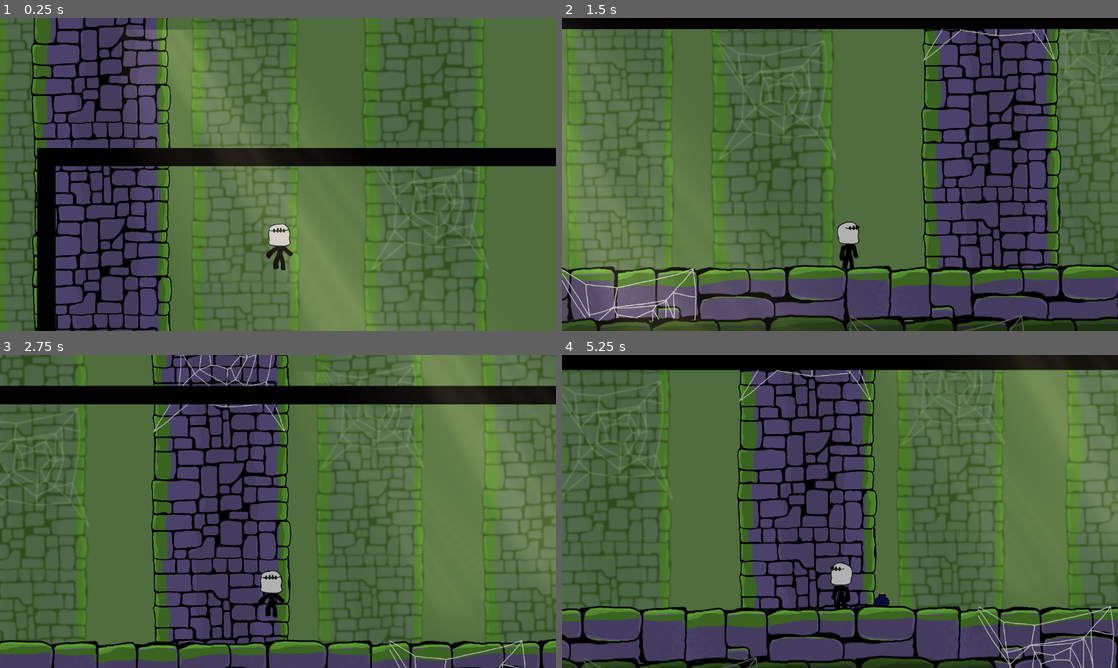
Above: before the commit, frames 1-4 (two rows, left to right).
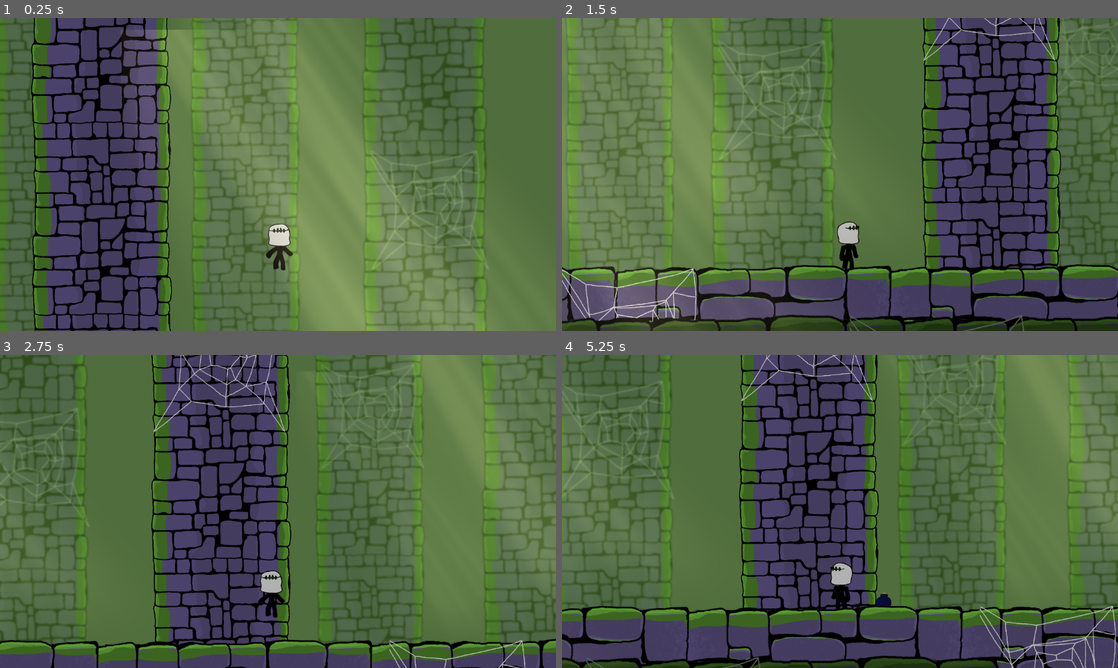
Above: after the commit, the same moments.

Repository: Manawkie/Scoundrel
Game: Godot game, scene res://scoundrel/Scenes/Levels/Tutorial.tscn
Same seed, same stepped clock (60 frames per second), same inputs: the game is played once before the commit and once after it. This scene is started directly instead of the project's main scene.
Inputs (mouse positions are in pixels of both pictures, inside the frame that each line leads up to):
- Up to frame 1 (0.25 s): no input
- Up to frame 2 (1.5 s): tap Enter at 0.5 s; move the mouse to (962, 158) at 0.52 s; press the mouse at (962, 158) at 0.53 s; hold D (walk_right) 0.53-1.25 s; tap E (dash) at 0.6 s; tap W (jump) at 0.77, 1.07 s; release the mouse at (962, 158) at 1.25 s; drag from (728, 190) to (812, 237) at 1.27 s
- Up to frame 3 (2.75 s): move the mouse to (333, 442) at 2.02 s; hold D (walk_right) from 2.03 s (still down); tap W (jump) at 2.1 s; tap E (dash) at 2.3 s
- Up to frame 4 (5.25 s): release D (walk_right) at 2.75 s; drag from (812, 574) to (673, 464) at 2.77 s; move the mouse to (1006, 558) at 3.52 s; hold A (walk_left) 3.53-4.25 s; tap Q (drop_bomb) at 3.6 s; tap W (jump) at 3.77, 3.8, 4.07 s; drag from (673, 464) to (756, 433) at 4.27 s; move the mouse to (867, 511) at 5.02 s; press the mouse at (867, 511) at 5.03 s; hold S (go_down) from 5.03 s (still down); tap 3 (select_grapple) at 5.1 s

The runs differ from the first frame. In frame 1, 17% of the frame differs, in the area x 6-100%, y 0-100%; in frame 2, 10%; in frame 3, 5.8%; in frame 4, 15%.

Commit message:
adjusted the grapple hook mechanic and some player movements
can fire insta fire if switch to utility like grapple hook

Diff:
--- a/scoundrel/Scenes/Levels/Tutorial.tscn
+++ b/scoundrel/Scenes/Levels/Tutorial.tscn
@@ -453,6 +453,7 @@
 [node name="Collisions" type="Node2D" parent="."]
 
 [node name="TileMapLayer" type="TileMapLayer" parent="."]
+visible = false
 tile_map_data = PackedByteArray("AAAxAPv/AAAGAAYAAAAwAPv/AAAGAAYAAAAvAPv/AAAGAAYAAAAuAPv/AAAGAAYAAAAtAPv/AAAGAAYAAAAsAP …(2672 unchanged characters)…
 tile_set = SubResource("TileSet_plkny")
 
@@ -528,7 +529,6 @@
 texture = ExtResource("4_nsi88")
 
 [node name="Godrays" type="ColorRect" parent="Map"]
-visible = false
 material = SubResource("ShaderMaterial_miokm")
 offset_left = -444.00003
 offset_top = -1219.0
--- a/scoundrel/Scenes/Objects/Bomb/bomb.gd
+++ b/scoundrel/Scenes/Objects/Bomb/bomb.gd
@@ -40,7 +40,6 @@
 func _on_Timer_timeout():
 	# This function is now guaranteed to run when the timer finishes
 	explode()
-	print("Timer expired. Calling explode.")
 
 func _on_body_entered(body: Node2D):
 	# Collision trigger for immediate explosion (e.g., hitting the enemy/wall)
--- a/scoundrel/Scenes/Objects/Grapple_Hook/Hook.tscn
+++ b/scoundrel/Scenes/Objects/Grapple_Hook/Hook.tscn
@@ -18,3 +18,10 @@
 [node name="CollisionShape2D" type="CollisionShape2D" parent="."]
 position = Vector2(1, -6)
 shape = SubResource("CapsuleShape2D_n4c63")
+
+[node name="GrappleLine" type="Line2D" parent="."]
+position = Vector2(-23, 4)
+points = PackedVector2Array(25, -12)
+width = 5.0
+default_color = Color(0, 0, 0, 1)
+texture_mode = 1
--- a/scoundrel/Scenes/Objects/Grapple_Hook/hook.gd
+++ b/scoundrel/Scenes/Objects/Grapple_Hook/hook.gd
@@ -1,61 +1,146 @@
 extends Area2D
 
-# This will be set by the player when the hook is launched
 var velocity: Vector2 = Vector2.ZERO
-var spawner = null # Renamed from player_node to spawner for consistency
-var hit_confirmed: bool = false # Prevents multiple hit callbacks
-
-# The distance the hook has traveled
+var spawner = null
+var hit_confirmed: bool = false
 var traveled_distance: float = 0.0
 
-# --- Setup Function (Called by Player) ---
+@onready var line: Line2D = $GrappleLine
+
+# --- Wiggle constants (for launching) ---
+const NUM_SEGMENTS = 20      # Total segments for the rope (21 points)
+const WIGGLE_STRENGTH = 50.0 # Huge arc during launch
+const WIGGLE_SPEED = 15.0    # Slower, deliberate whipping motion
+const WIGGLE_FREQUENCY = 4.0
+
+# --- Bounce constants (for when hooked) ---
+const BOUNCE_STRENGTH = 5.0  # Subtle bounce amplitude (maximum offset from straight line)
+const BOUNCE_SPEED = 5.0     # Slow, natural sway speed
+# ------------------------------------------
+
+var time_elapsed: float = 0.0
+# ------------------------------------
+
 func set_grapple_mode(aim_vector: Vector2, speed: float, player: CharacterBody2D):
-	"""Initializes the hook's movement properties and stores the player reference."""
 	velocity = aim_vector * speed
-	spawner = player # Storing the player reference as spawner
+	spawner = player
 
-	# Connect the signal for collision detection
-	# Assuming you set the hook scene's root node to be an Area2D
+	# Set up the line visually
+	line.width = 2.0
+	line.default_color = Color(0.9, 0.9, 0.9)# light gray rope
+	line.clear_points()
+
+	# Initialize with enough points for the whip effect (NUM_SEGMENTS + 1 points)
+	for i in range(NUM_SEGMENTS + 1):
+		line.add_point(Vector2.ZERO)
+
 	body_entered.connect(_on_body_entered)
 
+func _physics_process(delta: float) -> void:
+	# Update time for wiggle effect
+	time_elapsed += delta
 
-func _physics_process(delta: float) -> void:
-	# If a hit is confirmed, the hook should stop moving and wait to be queued_free
 	if hit_confirmed:
+		# If hit is confirmed, the hook is anchored. Update with bounce effect.
+		_update_rope_line_hooked()
 		return
 
-	# 1. Move the hook
+	# Move the hook
 	var move_vector = velocity * delta
 	global_position += move_vector
 	traveled_distance += move_vector.length()
 
-	# 2. Max Range Check
-	# This is a redundant check (player script also does this) but adds safety
+	# Update line with whip effect (while launching)
+	_update_rope_line_launching()
+
+	# Check max range
 	if traveled_distance > spawner.MAX_HOOK_LENGTH:
-		# If the hook reaches max range without hitting, tell the player to retract
 		if is_instance_valid(spawner) and spawner.is_grappling:
 			spawner.retract_hook()
 		queue_free()
 
+# Function to update the line while launching (with whip effect)
+func _update_rope_line_launching():
+	if not is_instance_valid(spawner):
+		return
 
-# --- Collision Detection ---
+	# Point 0: Player's global position converted to hook's local space
+	var start_local = to_local(spawner.global_position)
+	# Last Point: Hook's position is its own origin (0, 0) in local space
+	var end_local = Vector2.ZERO
+
+	# Calculate the vector perpendicular to the straight line
+	var perpendicular_vec = (end_local - start_local).normalized().rotated(PI / 2.0)
+
+	# Iterate through all points
+	for i in range(NUM_SEGMENTS + 1):
+		var t = float(i) / NUM_SEGMENTS # t goes from 0.0 (player) to 1.0 (hook)
+
+		# 1. Linear position along the straight rope
+		var straight_pos = start_local.lerp(end_local, t)
+
+		# 2. Calculate the sine wave offset for this point
+		# The wave is driven by time and its position (t) along the rope.
+		var wave_pos = t * WIGGLE_FREQUENCY * 2.0 * PI
+		var wiggle_offset = sin(time_elapsed * WIGGLE_SPEED + wave_pos) * WIGGLE_STRENGTH
+
+		# 3. Dampen the wiggle at the ends (zero at t=0 and t=1, strongest at t=0.5)
+		var dampening = t * (1.0 - t) * 4.0 # Multiply by 4.0 to bring peak back up to 1.0
+
+		# 4. Apply the offset
+		var curved_pos = straight_pos + perpendicular_vec * wiggle_offset * dampening
+
+		line.set_point_position(i, curved_pos)
+
+# Function to update the line when hooked (with bounce effect)
+func _update_rope_line_hooked():
+	if not is_instance_valid(spawner):
+		return
+
+	# Point 0 (Player) in local coordinates
+	var start_local = to_local(spawner.global_position)
+	# Point 1 (Hook anchor) in local coordinates
+	var end_local = Vector2.ZERO
+
+	# Ensure the line has the correct number of points for the curve
+	if line.get_point_count() != NUM_SEGMENTS + 1:
+		line.clear_points()
+		for i in range(NUM_SEGMENTS + 1):
+			line.add_point(Vector2.ZERO)
+
+	# Calculate the vector perpendicular to the straight line
+	var perpendicular_vec = (end_local - start_local).normalized().rotated(PI / 2.0)
+
+	# Iterate through all points
+	for i in range(NUM_SEGMENTS + 1):
+		var t = float(i) / NUM_SEGMENTS # t goes from 0.0 (player) to 1.0 (hook)
+
+		# 1. Linear position along the straight rope
+		var straight_pos = start_local.lerp(end_local, t)
+
+		# 2. Calculate the bounce offset (slow, subtle sine wave)
+		# The bounce is driven by time and position along the rope.
+		var bounce_offset = sin(time_elapsed * BOUNCE_SPEED + t * PI) * BOUNCE_STRENGTH
+
+		# 3. Dampen the bounce at the ends (zero at t=0 and t=1, strongest at t=0.5)
+		var dampening = t * (1.0 - t) * 4.0
+
+		# 4. Apply the offset
+		var curved_pos = straight_pos + perpendicular_vec * bounce_offset * dampening
+
+		line.set_point_position(i, curved_pos)
+
 func _on_body_entered(body: Node2D):
-	# Ignore if we already hit something or if the body is the player itself
 	if hit_confirmed or body == spawner:
 		return
 
-	# CHECK UPDATED: Now includes TileMapLayer as the valid solid body type for map geometry.
 	if body is StaticBody2D or body is CharacterBody2D or body is TileMapLayer:
 		hit_confirmed = true
-
-		# Stop the hook's movement instantly
 		velocity = Vector2.ZERO
 
-		# For simplicity, we just use the hook's current position as the hit point:
 		var hit_point = global_position
 
 		if is_instance_valid(spawner):
-			# CRITICAL: Call the player's function to start the swinging state
 			spawner.on_hook_hit(hit_point)
 
-		queue_free()
+		# The hook instance MUST NOT be destroyed here. The player is now responsible for destroying it.
--- a/scoundrel/Scenes/Player/Player.gd
+++ b/scoundrel/Scenes/Player/Player.gd
@@ -39,7 +39,7 @@
 const SPEED = 200.0
 const RSPEED = 800.0
 const GRAVITY = 1800.0
-const FAST_FALL_SPEED = 1800.0
+const FAST_FALL_SPEED = 1200.0
 
 # --- EYE CONSTANTS
 const MAX_PUPIL_MOVEMENT = 8.0 # Max distance the eye can shift in pixels
@@ -103,19 +103,22 @@
 	handle_eye_tracking()
 
 func _physics_process(delta: float) -> void:
+	var is_grounded_and_hooked = is_hooked and is_on_floor()
 	handle_dash(delta)
 	handle_bomb_drop(delta)
 	handle_weapon_combat(delta)
 	handle_hook_launch(delta)
+	if is_hooked:
+		handle_rope_control(delta)
 	if is_dashing or is_dropping_bomb:
 		velocity.y = 0
 	elif is_grappling and not is_hooked:
 		velocity.y = 0
 		velocity.x = lerp(velocity.x, 0.0, 0.02)
-	elif is_hooked:
+	elif is_hooked and not is_grounded_and_hooked:
 		handle_swing_physics(delta)
 	else:
-		player_movement_x()
+		player_movement_x(delta)
 		player_movement_y()
 		apply_gravity(delta)
 	update_sprite_flip()
@@ -125,7 +128,7 @@
 
 func player_movement_y():
 
-	if is_grappling:
+	if is_grappling and not is_on_floor():
 		return
 
 	if Input.is_action_just_pressed("jump") and is_on_floor():
@@ -140,10 +143,10 @@
 		else:
 			run_toggle = true
 
-func player_movement_x():
+func player_movement_x(delta: float):
 	direction = Input.get_axis("walk_left", "walk_right")
 
-	if is_dashing or is_grappling:
+	if is_dashing:
 		return
 
 	var target_speed = SPEED
@@ -151,11 +154,44 @@
 	if run_toggle == true:
 		target_speed = RSPEED
 
+	var target_vel_x = direction * target_speed
+
 	if is_on_floor():
 
-		velocity.x = direction * target_speed
+		if is_hooked:
+			# Logic to prevent running past the maximum rope length
+			if direction != 0:
+
+				# 1. Predict the position based on the desired velocity
+				var proposed_pos_x = global_position.x + target_vel_x * delta
+				var proposed_pos = Vector2(proposed_pos_x, global_position.y)
+
+				var distance_to_hook = proposed_pos.distance_to(hook_point)
+
+				if distance_to_hook > current_rope_length:
+					# Player is trying to move outside the allowed radius
+
+					var hook_dir_x = sign(hook_point.x - global_position.x)
+					var move_direction_is_away = sign(direction) != hook_dir_x
+
+					# Only restrict velocity if the input is actively pulling away
+					if move_direction_is_away:
+						velocity.x = 0
+					else:
+						# Allow movement towards the hook point, even if currently at max length
+						velocity.x = target_vel_x
+				else:
+					# Within the rope limit, allow full movement
+					velocity.x = target_vel_x
+			else:
+				# Idle on floor, hooked: stop horizontal movement
+				velocity.x = 0
+		else:
+			# Standard grounded movement (no hook)
+			velocity.x = target_vel_x
+
 	elif direction != 0:
-		# to maintain momentum if moving in a greater speed
+		# Air control logic
 		var target_max_speed = target_speed * AIR_CONTROL_FACTOR
 		var desired_target_vel = direction * target_max_speed
 		var input_matches_momentum = sign(direction) == sign(velocity.x)
@@ -172,22 +208,34 @@
 func update_sprite_flip():
 	var face_direction = 0.0
 
-	# Priority 1: Swinging or Airborne
-	if is_hooked or not is_on_floor():
+	# Priority 1: Dashing (Sprite faces the direction of the dash)
+	if is_dashing:
+		face_direction = dash_direction
+
+	# Priority 2: Swinging or Airborne (Sprite faces direction of movement/momentum)
+	elif is_hooked or not is_on_floor():
 		# When swinging or airborne, base direction on horizontal velocity (momentum).
 		# Use a small threshold (e.g., 5.0) to avoid jitter when velocity is near zero.
 		if abs(velocity.x) > 5.0:
 			face_direction = sign(velocity.x)
 
-	# Priority 2: Normal Grounded Movement
+	# Priority 3: Normal Grounded Movement (Sprite faces direction of input)
 	elif direction != 0:
 		# When on floor (and not swinging), base direction on input.
 		face_direction = direction
 
+	# Priority 4: Idle (Sprite faces the last direction of movement)
+	else:
+		face_direction = last_direction
+
 	# Apply the flip and update last_direction only if a distinct direction is found
 	if face_direction != 0:
 		sprite.flip_h = face_direction < 0
-		last_direction = face_direction
+		# last_direction is only updated by player_movement_x, not here,
+		# unless we are dashing, where last_direction should be updated in start_dash().
+		# Keeping original last_direction update for robustness:
+		if direction != 0:
+			last_direction = direction
 
 func apply_gravity(delta: float):
 	if not is_on_floor():
@@ -197,10 +245,6 @@
 			velocity.y = 0
 
 func determine_animation_state():
-	if is_grappling:
-		current_state = "Grapple_Swing" if is_hooked else "Grapple_Launch"
-		return
-
 	if is_attacking:
 		match current_weapon:
 			WeaponState.SCIMITAR:
@@ -215,6 +259,13 @@
 
 	if is_dropping_bomb:
 		current_state = "Drop_Bomb"
+		return
+	if is_grappling and not is_hooked:
+		current_state = "Grapple_Launch"
+		return
+
+	if is_hooked and not is_on_floor():
+		current_state = "Grapple_Swing"
 		return
 
 	if not is_on_floor():
@@ -300,13 +351,13 @@
 			current_weapon = WeaponState.GRAPPLE_HOOK
 			print("grapple hook")
 
-	if Input.is_action_just_pressed("fire") and not is_attacking:
+	if Input.is_action_just_pressed("fire"):
 		if current_weapon == WeaponState.GRAPPLE_HOOK and not is_grappling:
 			start_grapple()
 		elif not is_grappling and not is_attacking:
 			start_attack()
 
-	if is_grappling and Input.is_action_just_pressed("jump"):
+	if is_grappling and not is_on_floor() and Input.is_action_just_pressed("jump"):
 		retract_hook(is_hooked)
 
 	if is_attacking:
@@ -346,6 +397,7 @@
 	is_grappling = true
 	is_hooked = false
 	velocity.y = 0
+	velocity.x = 0
 
 	var mouse_pos = get_global_mouse_position()
 	hook_vector = (mouse_pos - global_position).normalized()
@@ -356,6 +408,10 @@
 	if current_hook_instance.has_method("set_grapple_mode"):
 		# Assuming the projectile script has a function to set its mode and speed
 		current_hook_instance.set_grapple_mode(hook_vector, HOOK_SPEED, self)
+
+	# NEW CONNECTION: Tell the hook instance who the player is, so the Line2D can track.
+	if current_hook_instance.has_method("set_player"):
+		current_hook_instance.set_player(self)
 
 	current_hook_instance.spawner = self
 	current_hook_instance.global_position = global_position
@@ -380,11 +436,6 @@
 	initial_rope_length = initial_distance
 	current_rope_length = initial_distance
 
-	# Destroy the moving hook instance
-	if is_instance_valid(current_hook_instance):
-		current_hook_instance.queue_free()
-		current_hook_instance = null
-
 	# Ensure the player starts with a velocity suitable for swinging
 	if velocity.length() < 100: # Give a minimum outward swing speed if stationary
 		velocity = hook_vector * 500
@@ -392,18 +443,10 @@
 func handle_swing_physics(delta):
 	if not is_hooked:
 		return
+
+	# Rope length is now managed by handle_rope_control, which runs regardless of grounded status.
+
 	var rope_dir = (hook_point - global_position).normalized()
-
-	if Input.is_action_pressed("fire"):
-		current_rope_length = max(current_rope_length - GRAPPLE_PULL_ACCEL * delta * 0.075, 50.0)
-		var pull_vector = rope_dir * GRAPPLE_PULL_ACCEL * delta * 0.5
-		velocity += pull_vector
-	else:
-		current_rope_length = initial_rope_length
-
-	if is_on_floor():
-		velocity.x = 0
-		return
 
 	velocity.y += GRAVITY * delta
 
@@ -412,17 +455,36 @@
 	var delta_to_hook = hook_point - global_position
 	var separation = delta_to_hook.length() - max_length
 
+	# Resolve constraint by adjusting velocity tangentially
 	if separation > 0:
 		var tangent_vector = Vector2(-rope_dir.y, rope_dir.x)
 		var tangential_velocity = velocity.dot(tangent_vector) * tangent_vector
 		velocity = tangential_velocity
 
+		# Teleport slightly back to the rope for stability
 		global_position += rope_dir * separation * 0.1
 
+	# Apply tangential acceleration from player input while swinging
 	var input_direction = Input.get_axis("walk_left", "walk_right")
 	if input_direction != 0:
 		var tangent_vector = Vector2(-rope_dir.y, rope_dir.x) * input_direction
 		velocity += tangent_vector * 100.0 * delta
+
+func handle_rope_control(delta):
+	# This function runs every frame if the hook is active (is_hooked = true)
+	if not is_hooked:
+		return
+
+	if Input.is_action_pressed("fire"):
+		var rope_dir = (hook_point - global_position).normalized()
+
+		# 1. Shorten the rope length (pulling)
+		current_rope_length = max(current_rope_length - GRAPPLE_PULL_ACCEL * delta * 0.075, 50.0)
+		var pull_vector = rope_dir * GRAPPLE_PULL_ACCEL * delta * 0.5
+		velocity += pull_vector
+	else:
+		# If fire is not pressed, the rope snaps back to its initial length.
+		current_rope_length = initial_rope_length
 
 func retract_hook(apply_jump=false):
 	# Allow momentum to continue but reset grapple state
@@ -504,15 +566,28 @@
 			dash_timer = 0
 
 func start_dash():
+	# --- NEW LOGIC: Cancel Grapple if Dashing Out of a Swing ---
+	if is_hooked:
+		# Cancel the grapple first, passing false to prevent an extra upward jump velocity.
+		retract_hook(false)
 
 	is_dashing = true
 	can_dash = false
 	dash_timer = DASH_DURATION
 
+	# Determine dash direction:
+	# Priority 1: Current horizontal input (A/D)
 	if direction != 0:
-		dash_direction = sign(direction)
-	else:
-		dash_direction = sign(last_direction)
+		dash_direction = direction
+	# Priority 2: Momentum (if no input, dash in the direction the player is moving)
+	elif abs(velocity.x) > 5.0:
+		dash_direction = sign(velocity.x)
+	# Priority 3: Last facing direction (default fall-back)
+	else:
+		dash_direction = last_direction
+
+	# Ensure last_direction tracks the dash direction
+	last_direction = dash_direction
 
 func end_dash():
 	is_dashing = false
